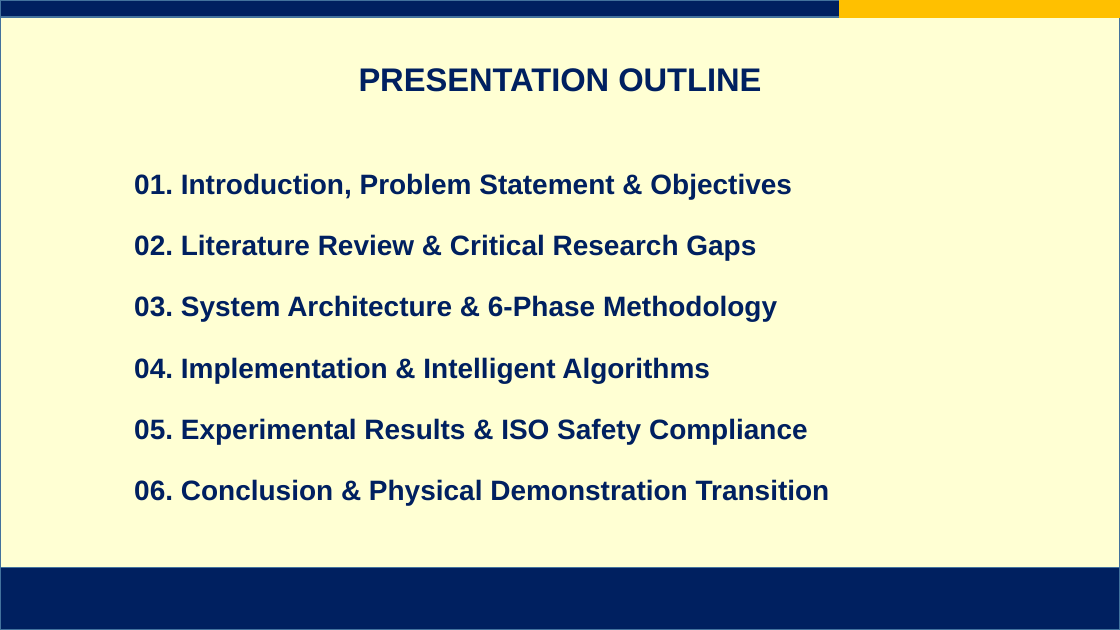
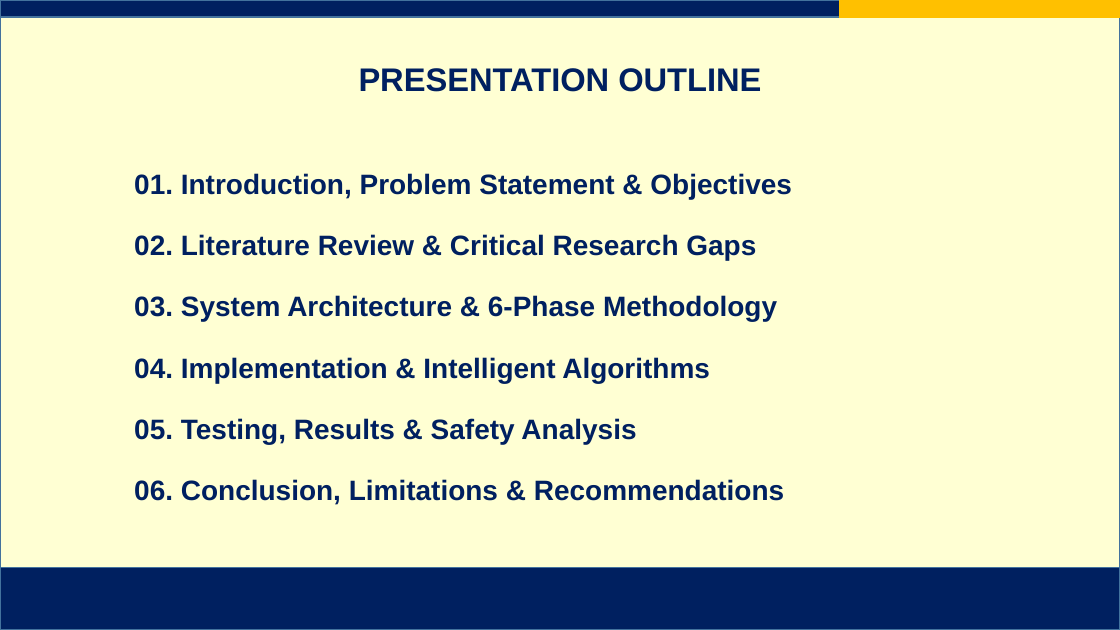
Before and after one commit to AJFACULTY/Intention-Recognition, a slide deck: slide 2 of write_up/Project Final Defense Slides_FINAL.pptx. Drawn at 1120x630 pixels with LibreOffice and Linux fonts; fonts in the diff are those of the drawing; background and template pictures are left out. Boxes give left, top, right and bottom in pixels: in the first picture for what was removed or moved away, otherwise in the second. Text is boxed around its words. In the diff, an @@ line names an element or a change of style, - is before the commit and + after.

Commit message:
feat: refine slides 2, 13, 14, 15 with Testing titles, reduced text, easy-to-explain charts, and zero demo references

```diff
--- a/write_up/Project Final Defense Slides_FINAL.pptx
+++ b/write_up/Project Final Defense Slides_FINAL.pptx
@@ text at [134, 418, 784, 505]: text changed @@
-05. Experimental Results & ISO Safety Compliance
-06. Conclusion & Physical Demonstration Transition
+05. Testing, Results & Safety Analysis
+06. Conclusion, Limitations & Recommendations
```
Also in this commit, not shown: 3 other slides changed, 7 other files.
